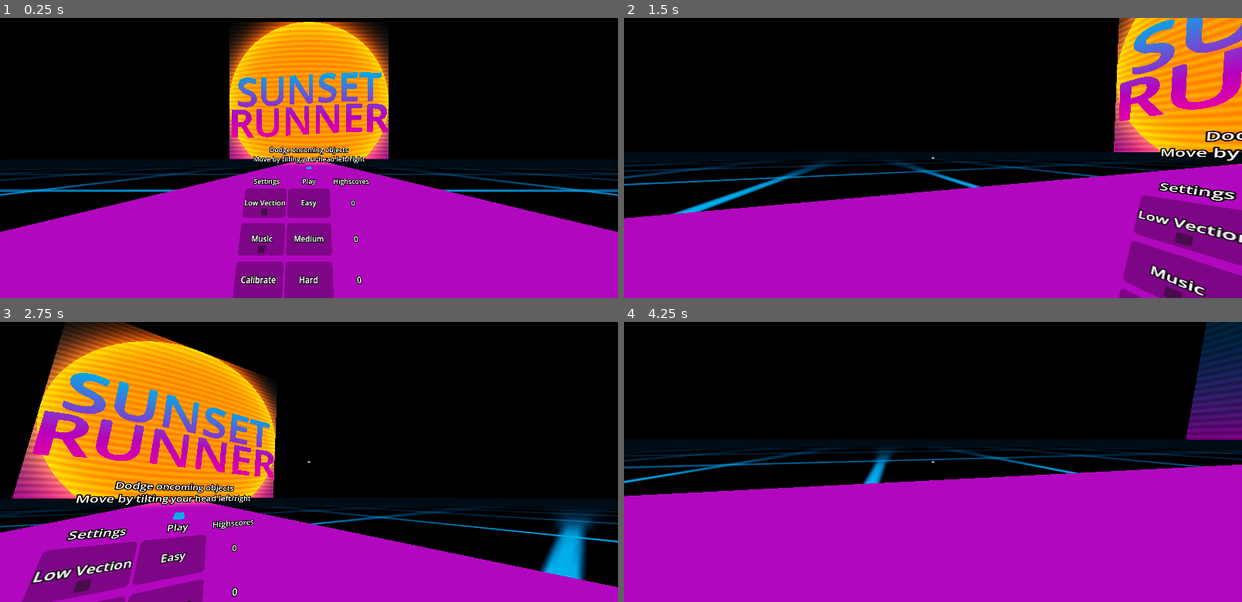
Above: before the commit, frames 1-4 (two rows, left to right).
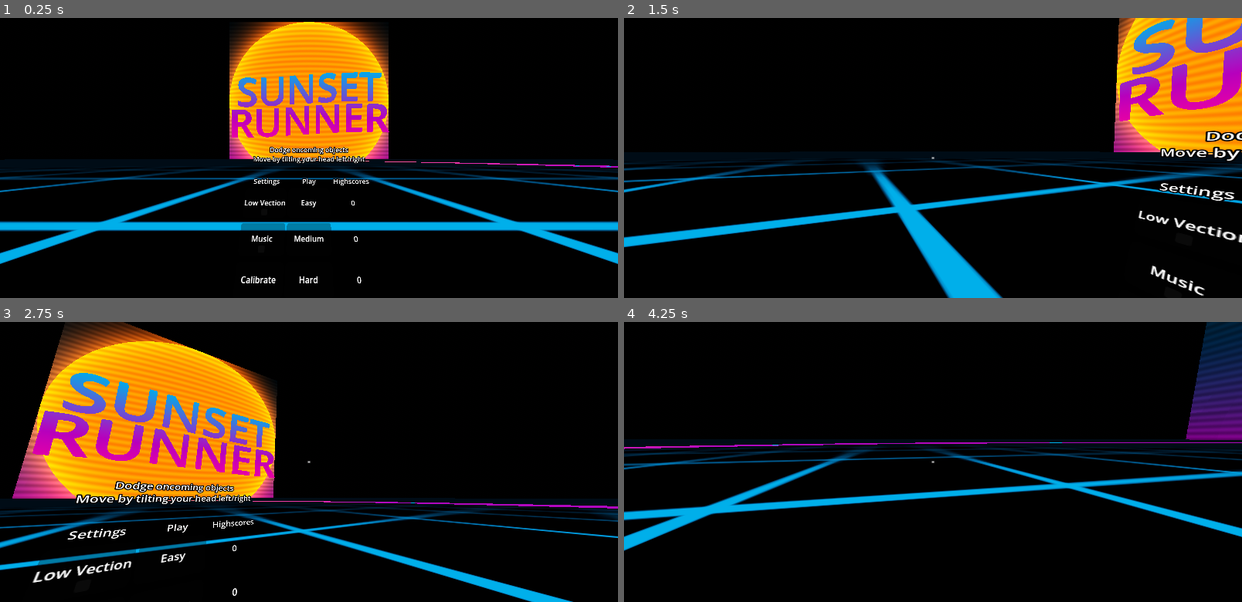
Above: after the commit, the same moments.

Repository: lharju/sunset-runner
Game: Godot game, scene res://Scenes/Main.tscn
Same seed, same stepped clock (60 frames per second), same inputs: the game is played once before the commit and once after it.
Inputs (mouse positions are in pixels of both pictures, inside the frame that each line leads up to):
- Up to frame 1 (0.25 s): no input
- Up to frame 2 (1.5 s): move the mouse to (963, 158) at 0.52 s; click (963, 158) at 0.6 s; move the mouse to (902, 158) at 1.27 s; right-click (902, 158) at 1.35 s
- Up to frame 3 (2.75 s): move the mouse to (321, 456) at 2.02 s; click (321, 456) at 2.1 s
- Up to frame 4 (4.25 s): move the mouse to (926, 467) at 2.77 s; right-click (926, 467) at 2.85 s; move the mouse to (976, 464) at 3.52 s; click (976, 464) at 3.6 s

The runs differ from the first frame. In frame 1, 39% of the frame differs, in the area x 0-100%, y 20-100%; in frame 2, 41%; in frame 3, 27%; in frame 4, 47%, in the area x 0-100%, y 42-100%.

Commit message:
Road curve WIP

Diff:
--- a/Scenes/Main.tscn
+++ b/Scenes/Main.tscn
@@ -2,6 +2,7 @@
 
 [ext_resource type="Script" uid="uid://bdj7aygik5qe0" path="res://Scripts/GameManager.gd" id="1_jw32o"]
 [ext_resource type="PackedScene" uid="uid://d3ed2d3ucnq8q" path="res://Scenes/Menu.tscn" id="1_v1gob"]
+[ext_resource type="Script" uid="uid://bmnq3g8fbwtko" path="res://Scripts/enviroment.gd" id="3_4kpch"]
 [ext_resource type="Script" uid="uid://biakqi0qkdj82" path="res://Scripts/ObjectSpawner.gd" id="3_rgh2o"]
 [ext_resource type="Sky" uid="uid://c1jcmlculciew" path="res://Resources/Materials/Sky.tres" id="3_vy5pj"]
 [ext_resource type="PackedScene" uid="uid://drfakj0pu768p" path="res://Scenes/CardboardVR.tscn" id="4_rgh2o"]
@@ -11,6 +12,12 @@
 [ext_resource type="PackedScene" uid="uid://pg23ipdq2j8t" path="res://Scenes/DodgeObject.tscn" id="10_bmxlf"]
 [ext_resource type="Script" uid="uid://cyw6lm3w4ni6e" path="res://Scripts/Screenshot.gd" id="11_4kpch"]
 
+[sub_resource type="Curve" id="Curve_vy5pj"]
+_data = [Vector2(0.052693658, 0.031677645), 0.0, 0.0, 0, 0, Vector2(0.19553944, 0.93648267), 0.0, 0.0, 0, 0, Vector2(0.33839622, 0.32764235), 0.0, 0.0, 0, 0, Vector2(0.48125574, 0.71258783), 0.0, 0.0, 0, 0, Vector2(0.6241225, 0.6242041), 0.0, 0.0, 0, 0, Vector2(0.7669873, 0.329531), 0.0, 0.0, 0, 0, Vector2(0.90983, 0.5309336), 0.0, 0.0, 0, 0]
+point_count = 7
+metadata/_snap_enabled = true
+metadata/_snap_count = 2
+
 [sub_resource type="Environment" id="Environment_uu6xs"]
 background_mode = 2
 sky = ExtResource("3_vy5pj")
@@ -19,20 +26,8 @@
 tonemap_mode = 2
 glow_bloom = 0.15
 
-[sub_resource type="Curve" id="Curve_vy5pj"]
-_limits = [-1.0, 1.0, 0.0, 1.0]
-_data = [Vector2(0.006234415, 0.284572), 0.0, 0.0, 0, 0, Vector2(0.1159601, -0.31467545), 0.0, 0.0, 0, 0, Vector2(0.25561097, 0.22342432), 0.0, 0.0, 0, 0, Vector2(0.39027432, -0.21683908), 0.0, 0.0, 0, 0, Vector2(0.5947631, 0.2723425), 0.0, 0.0, 0, 0, Vector2(0.7269327, -1), 0.0, 0.0, 0, 0, Vector2(0.83915216, 1), 0.0, 0.0, 0, 0, Vector2(0.9688279, -1), 0.0, 0.0, 0, 0]
-point_count = 8
-
 [sub_resource type="CurveTexture" id="CurveTexture_bmxlf"]
 curve = SubResource("Curve_vy5pj")
-
-[sub_resource type="Curve3D" id="Curve3D_r0du0"]
-_data = {
-"points": PackedVector3Array(0, 0, 0, 0, 0, 0, -4, 0, 0, 0, 0, 0, 0, 0, 0, 4, 0, 0),
-"tilts": PackedFloat32Array(0, 0)
-}
-point_count = 2
 
 [sub_resource type="PlaneMesh" id="PlaneMesh_vy5pj"]
 size = Vector2(512, 512)
@@ -42,7 +37,7 @@
 subdivide_depth = 511
 
 [sub_resource type="BoxShape3D" id="BoxShape3D_50glp"]
-size = Vector3(50, 3.5, 7.899658)
+size = Vector3(256, 3.5, 8)
 
 [node name="Main" type="Node3D" unique_id=634515422]
 script = ExtResource("1_jw32o")
@@ -57,6 +52,12 @@
 
 [node name="Enviroment" type="Node3D" parent="." unique_id=896048579]
 transform = Transform3D(1, 0, 0, 0, 1, 0, 0, 0, 1, 0, 57.92315, 0)
+script = ExtResource("3_4kpch")
+animate = true
+curve = SubResource("Curve_vy5pj")
+point_count = 7
+visual_coeff = 32.0
+speed = 0.005
 
 [node name="WorldEnvironment" type="WorldEnvironment" parent="Enviroment" unique_id=1509616680]
 environment = SubResource("Environment_uu6xs")
@@ -71,19 +72,14 @@
 params/color2 = Color(0.55676615, 0.04457993, 0.60915935, 1)
 params/color3 = Color(0, 0.5473388, 0.8350875, 1)
 params/road_curve_texture = SubResource("CurveTexture_bmxlf")
+params/road_deviation = 102.43
 params/road_movement = 1
-params/road_scale = 17.72
-params/road_speed = 0.495
+params/road_scale = 16.0
+params/road_speed = 0.064
+params/time = 19.651125444500153
 
-[node name="Path3D" type="Path3D" parent="." unique_id=2047766038]
-curve = SubResource("Curve3D_r0du0")
-
-[node name="PathFollow3D" type="PathFollow3D" parent="Path3D" unique_id=715003413]
-transform = Transform3D(-4.371139e-08, 0, -1, 0, 1, 0, 1, 0, -4.371139e-08, 0, 0, 0)
-progress = 4.0
-
-[node name="Player" parent="Path3D/PathFollow3D" unique_id=1907890505 instance=ExtResource("4_rgh2o")]
-transform = Transform3D(-4.371139e-08, 0, 1, 0, 1, 0, -1, 0, -4.371139e-08, 0, 0, 0)
+[node name="Player" parent="Enviroment" unique_id=1907890505 instance=ExtResource("4_rgh2o")]
+transform = Transform3D(1, 0, 2.3803182e-13, 0, 0.9999945, 0, 2.3803182e-13, 0, 0.9999945, 0.00018243272, -57.92315, 0)
 display_to_lens = 4.2
 
 [node name="Menu" parent="." unique_id=413871278 instance=ExtResource("1_v1gob")]
@@ -92,7 +88,7 @@
 [node name="Geometry" type="Node3D" parent="." unique_id=846631133]
 
 [node name="ObjectSpawner" type="Marker3D" parent="Geometry" unique_id=844873490]
-transform = Transform3D(1, 0, 0, 0, 1, 0, 0, 0, 1, 0, 0, -300)
+transform = Transform3D(1, 0, 0, 0, 1, 0, 0, 0, 1, 0, 0, -256)
 script = ExtResource("3_rgh2o")
 
 [node name="Timer" type="Timer" parent="Geometry/ObjectSpawner" unique_id=922158353]
@@ -117,6 +113,7 @@
 
 [node name="ScreenshotCamera" type="SubViewport" parent="." unique_id=1714874966]
 msaa_3d = 3
+size = Vector2i(630, 500)
 script = ExtResource("11_4kpch")
 
 [node name="Camera3D" type="Camera3D" parent="ScreenshotCamera" unique_id=549080432]
@@ -126,8 +123,8 @@
 [node name="DodgeObject" parent="." unique_id=1014381408 instance=ExtResource("10_bmxlf")]
 transform = Transform3D(1, 0, 0, 0, 1, 0, 0, 0, 1, 0, 27.214615, 239.82571)
 
-[connection signal="calibration_done" from="Path3D/PathFollow3D/Player" to="." method="_on_player_calibration_done"]
-[connection signal="is_hit" from="Path3D/PathFollow3D/Player" to="." method="_on_xr_origin_3d_is_hit"]
+[connection signal="calibration_done" from="Enviroment/Player" to="." method="_on_player_calibration_done"]
+[connection signal="is_hit" from="Enviroment/Player" to="." method="_on_xr_origin_3d_is_hit"]
 [connection signal="calibrate" from="Menu" to="." method="_on_menu_calibrate"]
 [connection signal="music" from="Menu" to="." method="_on_menu_music"]
 [connection signal="play" from="Menu" to="." method="_on_menu_play"]
--- a/Scripts/GameManager.gd
+++ b/Scripts/GameManager.gd
@@ -5,7 +5,7 @@
 
 @onready var menu: Node3D = $Menu
 @onready var grid: MeshInstance3D = $Geometry/Grid
-@onready var player: XROrigin3D = $Path3D/PathFollow3D/Player
+@onready var player = $Enviroment/Player
 
 @onready var object_spawner: Marker3D = $Geometry/ObjectSpawner
 
--- a/Scripts/PlayerController.gd
+++ b/Scripts/PlayerController.gd
@@ -9,6 +9,13 @@
 @export var k2: float = 0.215
 @export var oversample: float = 1.5
 
+@export_group("Movement")
+@export var velocity: float = 4.0
+@export var limit: float = 32.0
+@export var curve: Curve = null
+
+
+
 
 @onready var camera_3d: Camera3D = $Camera3D
 @onready var xr_camera_3d: XRCamera3D = $XRCamera3D
@@ -16,9 +23,8 @@
 @onready var gaze_raycast: RayCast3D = $GazeRaycast
 @onready var calib_button: Sprite3D = $GazeRaycast/CalibButton
 
-@onready var path: PathFollow3D = get_parent()
+@onready var cursor: Sprite3D = $GazeRaycast/Cursor
 
-@onready var cursor: Sprite3D = $GazeRaycast/Cursor
 
 
 
@@ -34,6 +40,7 @@
 		cursor.visible = value
 
 signal is_hit()
+signal is_derailed()
 signal calibration_done()
 
 func _ready() -> void:
@@ -65,6 +72,7 @@
 	var roll: float = gaze_raycast.global_basis.y.dot(Vector3.RIGHT)
 
 
+	## Handle player state transitions
 	match next_state:
 		States.NONE:
 			pass
@@ -86,6 +94,7 @@
 	match game_state:
 		States.CALIBRATION:
 			if OS.has_feature("pc"):
+				## running on pc, skip calibration
 
 				calibration_done.emit()
 				return
@@ -111,12 +120,12 @@
 					XRInterfaceManager.save_properties()
 					calibration_done.emit()
 		States.PLAY:
-			if roll < 0.05:
-				path.progress_ratio = move_toward(path.progress_ratio, 0, abs(roll) * delta * 2.0)
-			if roll > 0.05:
-				path.progress_ratio = move_toward(path.progress_ratio, 1, abs(roll) * delta * 2.0)
+			position.x += roll * delta * 4.0
+			## TODO, handle derailing
+
 		States.MENU:
-			path.progress_ratio = move_toward(path.progress_ratio, 0.5,  delta * 0.25)
+
+			position.x = move_toward(position.x, 0.0, delta * 0.25)
 
 func _exit_tree() -> void:
 	Input.mouse_mode = Input.MOUSE_MODE_VISIBLE
--- /dev/null
+++ b/Scripts/enviroment.gd
@@ -0,0 +1,76 @@
+@tool
+extends Node3D
+
+
+
+@export var animate: bool = false:
+	set(new):
+		animate = new
+		if shader_globals:
+			shader_globals.set_deferred("params/road_movement", 1 if animate else 0)
+		if not animate:
+			_clear_points()
+
+@export var curve: Curve = null
+@export var point_count: int = 12
+@export_tool_button("Clear points") var clear_points: Callable = _clear_points
+
+@onready var shader_globals = $ShaderGlobals
+@onready var player = $Player
+
+
+
+@export var visual_coeff: float = 4:
+	set(new):
+		visual_coeff = new
+		speed = speed
+@export var speed: float = 1.0:
+	set(new):
+		if shader_globals:
+			shader_globals.set_deferred("params/road_speed", speed * visual_coeff)
+		speed = new
+
+const rollover: float = 32.0
+var time: float = 0.0:
+	set(new):
+		time = new
+		if time >= rollover:
+			time -= rollover
+
+func _clear_points():
+	if not curve:
+		printerr("No curve, unable to init")
+		return
+
+	curve.clear_points()
+
+	for i: int in range(point_count):
+
+		var pos: Vector2 = Vector2((i / float(point_count)), 0.5)
+		curve.add_point(pos)
+
+		pass
+
+
+func _process(_delta):
+	if !animate:
+		return
+
+	time += _delta
+	shader_globals.set_deferred("params/time", time)
+
+	for i: int in range(curve.point_count):
+		var pos: Vector2 = curve.get_point_position(i)
+		var next_post: Vector2 = pos + Vector2(_delta * speed , 0.0)
+
+		if next_post.x > 1.0:
+			curve.set_point_value(i, randf_range(0.0, 1.0))
+			curve.set_point_offset(i, next_post.x - 1.0)
+		else:
+			curve.set_point_value(i, next_post.y)
+			curve.set_point_offset(i, next_post.x)
+
+
+
+
+	pass
--- a/Shaders/Road.gdshader
+++ b/Shaders/Road.gdshader
@@ -4,7 +4,8 @@
 #include "utils.gdshaderinc"
 
 void vertex() {
-	VERTEX.x += texture(road_curve_texture, vec2(UV.y, 0.0)).r * road_deviation;
+	vec2 vw = vec2(UV.y, 0.0) * 0.5 + 0.25;
+	VERTEX.x += (texture(road_curve_texture, vw).r * 2.0 - 1.0) * road_deviation;
 }
 
 void fragment() {
--- a/project.godot
+++ b/project.godot
@@ -138,6 +138,10 @@
 "type": "float",
 "value": 0.0
 }
+time={
+"type": "float",
+"value": 0.0
+}
 
 [xr]
 
Not shown, added: Scripts/enviroment.gd.uid
Not shown, changed: Shaders/utils.gdshaderinc
Not shown, added: TODO.md
